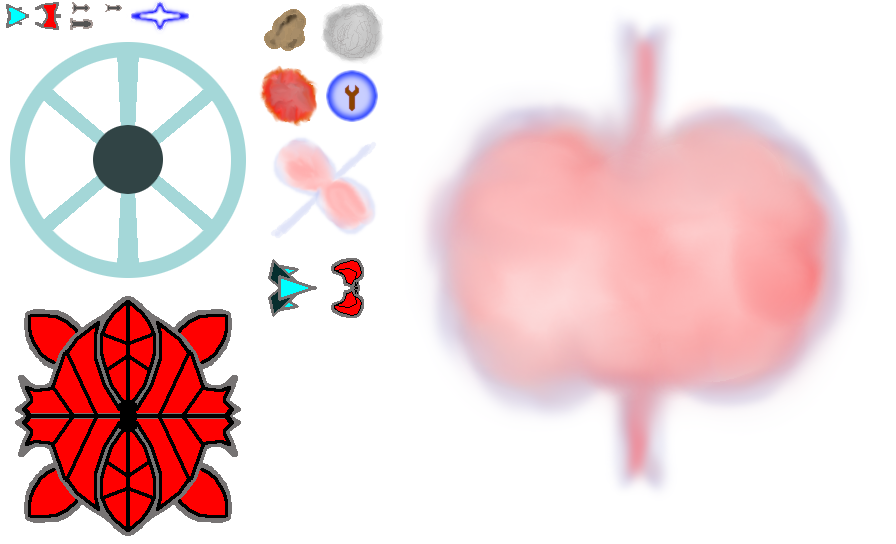
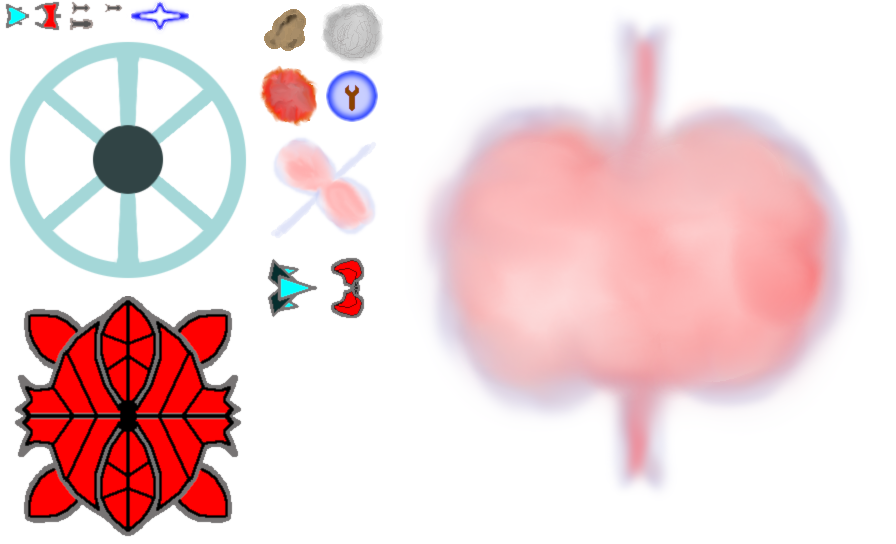
Layered file, before and after one edit (896x544). Changes by layer:
painted on "Background" over [5, 1, 365, 537]
